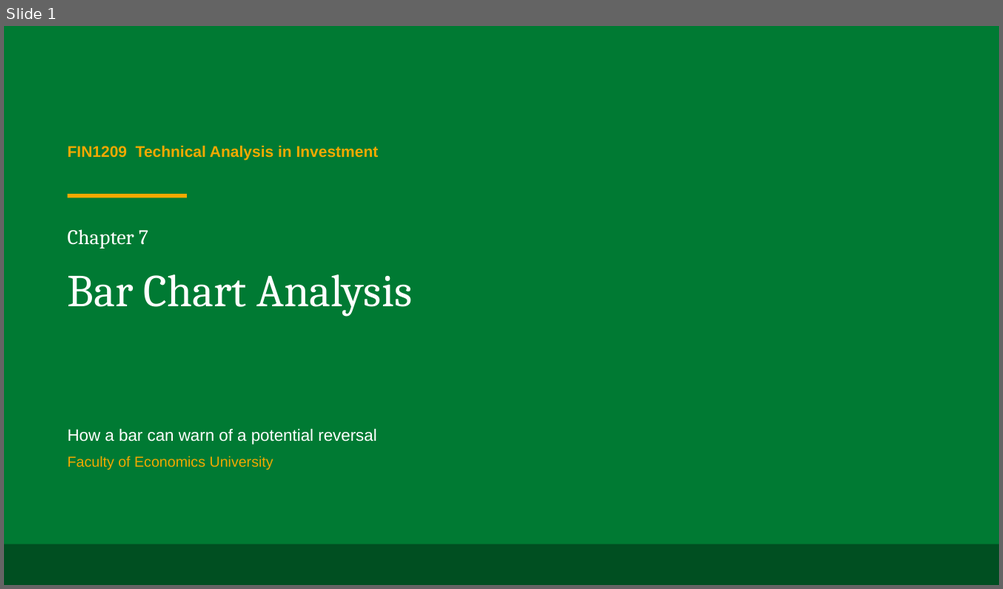
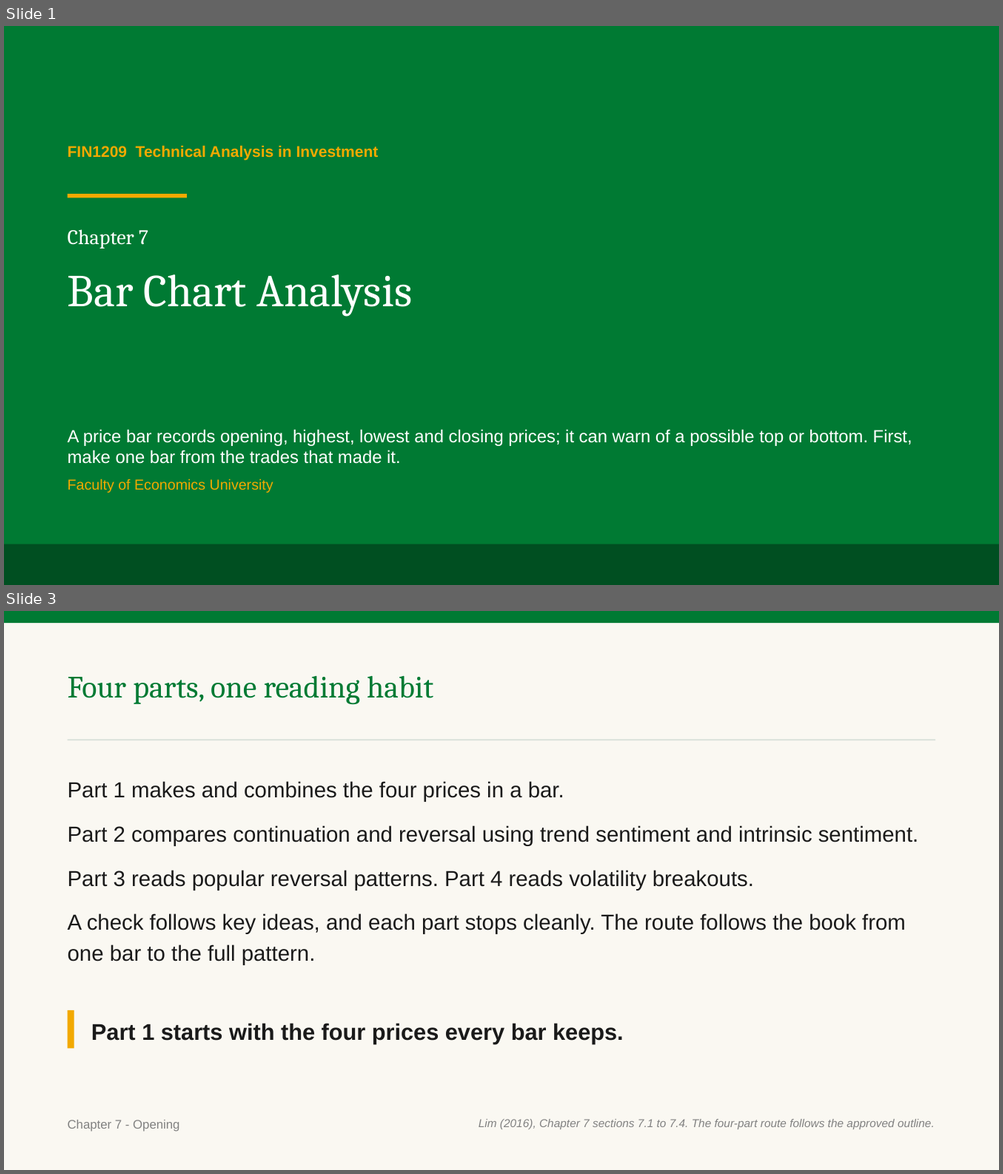
Before and after one commit to benjiesotelo-sudo/Telos_FIN1209, a slide deck: chapter-07/FIN1209-Chapter-07.pptx. Shown one above the other, each under a label of ours: slide 1 before the commit, slides 1 and 3 after it; the slides between them are not shown. The pictures are 1003x589 and 1003x1174 pixels, drawn with LibreOffice and Linux fonts; fonts in the diff are those of the drawing. Boxes give left, top, right and bottom in pixels: in the first picture for what was removed or moved away, otherwise in the second. Text is boxed around its words. In the diff, an @@ line names an element or a change of style, - is before the commit and + after.

Commit message:
Rebuild Chapter 7 after rebase

```diff
--- a/chapter-07/FIN1209-Chapter-07.pptx
+++ b/chapter-07/FIN1209-Chapter-07.pptx
@@ slide 3 added at (x1=4, y1=611, x2=999, y2=1170), background #FFFFFF @@
@@ rectangle added at (x1=4, y1=611, x2=999, y2=1170), fill #FAF8F2 @@
@@ rectangle added at (x1=4, y1=611, x2=999, y2=623), fill #007A33 @@
@@ text added at (x1=68, y1=675, x2=433, y2=705), 30 pt, text #007A33 @@
+Four parts, one reading habit
@@ rectangle added at (x1=68, y1=739, x2=935, y2=741), fill #D7E0D9 @@
@@ text added at (x1=68, y1=781, x2=919, y2=965), 21 pt, text #1A1A1A @@
+Part 1 makes and combines the four prices in a bar.
+Part 2 compares continuation and reversal using trend sentiment and intrinsic sentiment.
+Part 3 reads popular reversal patterns. Part 4 reads volatility breakouts.
+A check follows key ideas, and each part stops cleanly. The route follows the book from one bar to the full pattern.
@@ rectangle added at (x1=68, y1=1011, x2=74, y2=1049), fill #F2A900 @@
@@ text added at (x1=91, y1=1023, x2=623, y2=1044), 22 pt, text #1A1A1A, bold @@
+Part 1 starts with the four prices every bar keeps.
@@ text added at (x1=68, y1=1120, x2=179, y2=1132), 12 pt, text #818181 @@
+Chapter 7 - Opening
@@ text added at (x1=478, y1=1119, x2=934, y2=1130), 11 pt, text #818181, italic @@
+Lim (2016), Chapter 7 sections 7.1 to 7.4. The four-part route follows the approved outline.
@@ slide 1 changed as well @@
@@ text at (x1=68, y1=429, x2=912, y2=464): text changed; size 16 to 17 pt @@
-How a bar can warn of a potential reversal
+A price bar records opening, highest, lowest and closing prices; it can warn of a possible top or bottom. First, make one bar from the trades that made it.
```
Also in this commit, not shown: 9 other slides changed, 16 other slides added, 5 slides removed, 2 other files.
